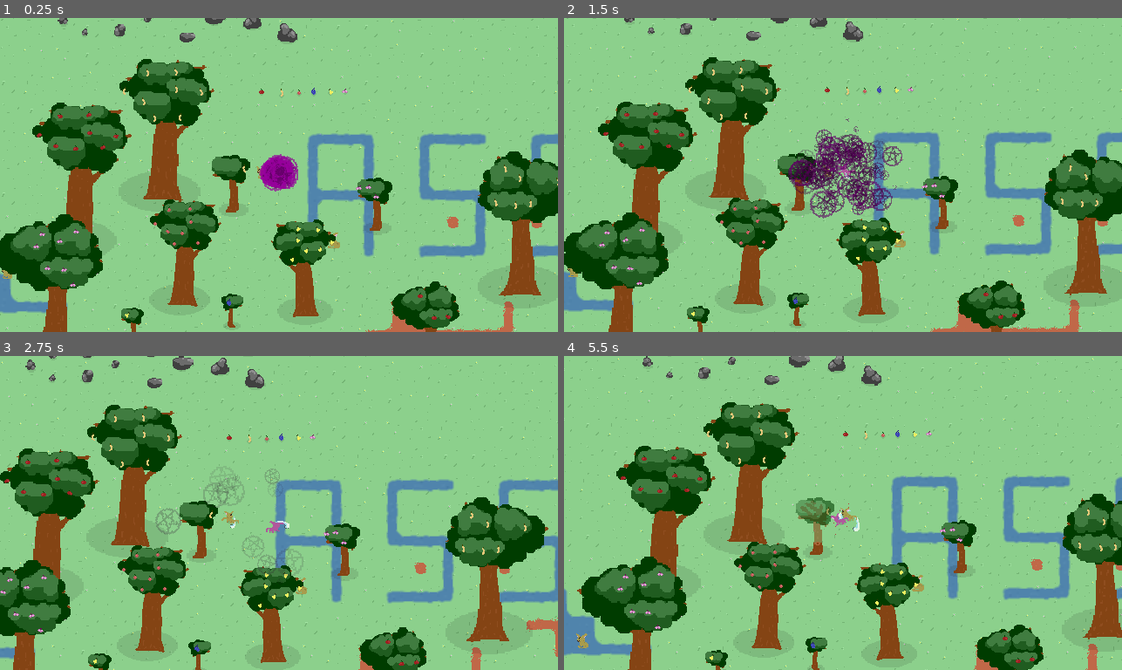
Above: before the commit, frames 1-4 (two rows, left to right).
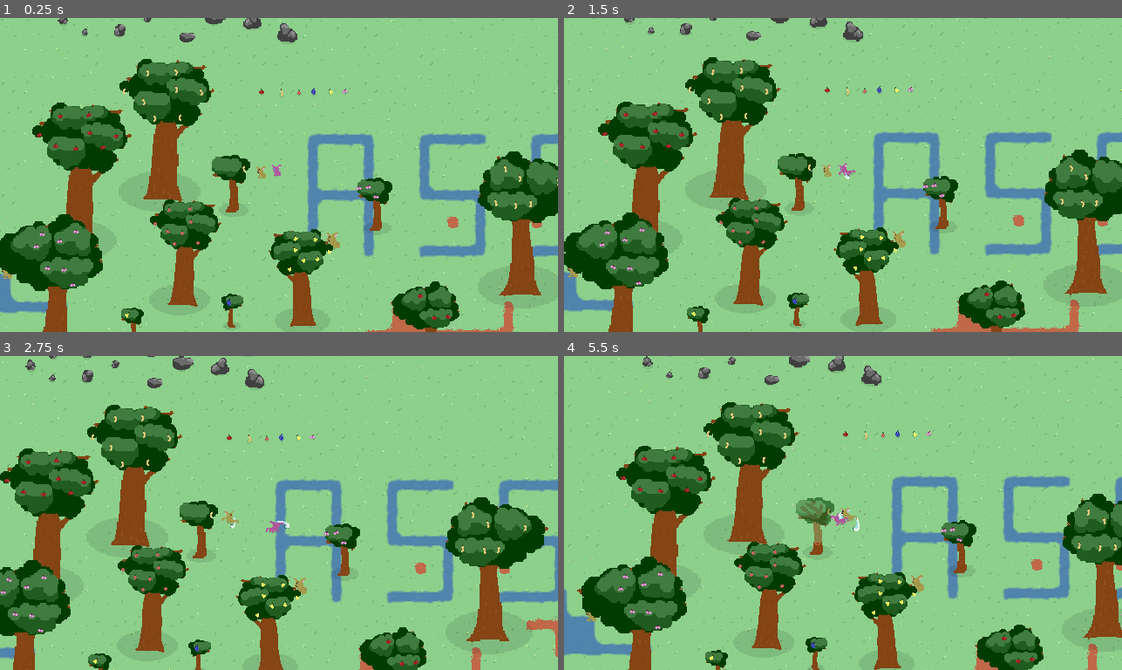
Above: after the commit, the same moments.

Repository: pusio/gamejam-acerola0-aberration
Game: Godot game, scene res://scenes/Game.tscn
Same seed, same stepped clock (60 frames per second), same inputs: the game is played once before the commit and once after it. Sound files missing from this copy of the repository are replaced by a short silence.
Inputs (mouse positions are in pixels of both pictures, inside the frame that each line leads up to):
- Up to frame 1 (0.25 s): no input
- Up to frame 2 (1.5 s): move the mouse to (965, 159) at 0.52 s; press the mouse at (965, 159) at 0.53 s; hold D (right) 0.53-1.28 s; move the mouse to (731, 190) at 1.27 s; release the mouse at (731, 190) at 1.28 s; hold S (down) from 1.28 s (still down); click (731, 190) at 1.35 s
- Up to frame 3 (2.75 s): move the mouse to (334, 443) at 2.02 s; release S (down) at 2.03 s; press the mouse at (334, 443) at 2.03 s; hold D (right) from 2.03 s (still down)
- Up to frame 4 (5.5 s): move the mouse to (815, 575) at 2.77 s; release D (right) at 2.78 s; release the mouse at (815, 575) at 2.78 s; hold W (up) 2.78-3.53 s; click (815, 575) at 2.85 s; move the mouse to (1010, 560) at 3.52 s; press the mouse at (1010, 560) at 3.53 s; hold A (left) 3.53-5.03 s; move the mouse to (675, 465) at 4.27 s; release the mouse at (675, 465) at 4.28 s; click (675, 465) at 4.35 s; move the mouse to (870, 513) at 5.02 s; press the mouse at (870, 513) at 5.03 s; hold S (down) from 5.03 s (still down)

The runs differ from the first frame. In frame 1, 2.3% of the frame differs, in the area x 46-61%, y 43-99%; in frame 2, 4.7%, in the area x 6-96%, y 16-99%; in frame 3, 2.6%; in frame 4, 1.9%.

Commit message:
improvements to intro animation, added sound effects and music

Diff:
--- /dev/null
+++ b/game/objects/audio/AudioListener.tscn
@@ -0,0 +1,3 @@
+[gd_scene format=3 uid="uid://ddvu1ia0qbplv"]
+
+[node name="AudioListener2D" type="AudioListener2D"]
--- /dev/null
+++ b/game/objects/audio/Break.tscn
@@ -0,0 +1,6 @@
+[gd_scene load_steps=2 format=3 uid="uid://cslva3i7vg4xc"]
+
+[ext_resource type="AudioStream" uid="uid://bqu3nnhpxy386" path="res://misc/sound/break.wav" id="1_1x0ek"]
+
+[node name="Audio2D" type="AudioStreamPlayer2D"]
+stream = ExtResource("1_1x0ek")
--- /dev/null
+++ b/game/objects/audio/Death.tscn
@@ -0,0 +1,6 @@
+[gd_scene load_steps=2 format=3 uid="uid://bfnjgxcyu4otp"]
+
+[ext_resource type="AudioStream" uid="uid://c76e1ncrlcx7r" path="res://misc/sound/death.wav" id="1_sy3ol"]
+
+[node name="Audio2D" type="AudioStreamPlayer2D"]
+stream = ExtResource("1_sy3ol")
--- /dev/null
+++ b/game/objects/audio/Destroy.tscn
@@ -0,0 +1,6 @@
+[gd_scene load_steps=2 format=3 uid="uid://wmyy7rwoxx0t"]
+
+[ext_resource type="AudioStream" uid="uid://bbi32skasj77" path="res://misc/sound/destroy.wav" id="1_tjoa5"]
+
+[node name="Audio2D" type="AudioStreamPlayer2D"]
+stream = ExtResource("1_tjoa5")
--- /dev/null
+++ b/game/objects/audio/Eat.tscn
@@ -0,0 +1,6 @@
+[gd_scene load_steps=2 format=3 uid="uid://nce60rsg8xvy"]
+
+[ext_resource type="AudioStream" uid="uid://c3udy7kkhsx81" path="res://misc/sound/eat.wav" id="1_xsvcu"]
+
+[node name="Audio2D" type="AudioStreamPlayer2D"]
+stream = ExtResource("1_xsvcu")
--- /dev/null
+++ b/game/objects/audio/Fall.tscn
@@ -0,0 +1,6 @@
+[gd_scene load_steps=2 format=3 uid="uid://c5btwyk6s530b"]
+
+[ext_resource type="AudioStream" uid="uid://cc12yar1ve6af" path="res://misc/sound/fall.wav" id="1_fro3v"]
+
+[node name="Audio2D" type="AudioStreamPlayer2D"]
+stream = ExtResource("1_fro3v")
--- /dev/null
+++ b/game/objects/audio/Hit.tscn
@@ -0,0 +1,6 @@
+[gd_scene load_steps=2 format=3 uid="uid://b3s1ujsr5rxng"]
+
+[ext_resource type="AudioStream" uid="uid://ccofiapg4q277" path="res://misc/sound/hit.wav" id="1_xv4dx"]
+
+[node name="Audio2D" type="AudioStreamPlayer2D"]
+stream = ExtResource("1_xv4dx")
--- /dev/null
+++ b/game/objects/audio/Magic.tscn
@@ -0,0 +1,6 @@
+[gd_scene load_steps=2 format=3 uid="uid://1o6jojeitub5"]
+
+[ext_resource type="AudioStream" uid="uid://bvn2wwtg5kfr8" path="res://misc/sound/magic.wav" id="1_g70vs"]
+
+[node name="Audio2D" type="AudioStreamPlayer2D"]
+stream = ExtResource("1_g70vs")
--- /dev/null
+++ b/game/objects/audio/Mew.tscn
@@ -0,0 +1,6 @@
+[gd_scene load_steps=2 format=3 uid="uid://bku0wfhq5irn4"]
+
+[ext_resource type="AudioStream" uid="uid://dymt23kwvcdac" path="res://misc/sound/mew.wav" id="1_mywo5"]
+
+[node name="Audio2D" type="AudioStreamPlayer2D"]
+stream = ExtResource("1_mywo5")
--- /dev/null
+++ b/game/objects/audio/Mutate.tscn
@@ -0,0 +1,6 @@
+[gd_scene load_steps=2 format=3 uid="uid://dms02bsclv2oa"]
+
+[ext_resource type="AudioStream" uid="uid://ctut4bg5ubwti" path="res://misc/sound/mutate.wav" id="1_td7je"]
+
+[node name="Audio2D" type="AudioStreamPlayer2D"]
+stream = ExtResource("1_td7je")
--- /dev/null
+++ b/game/objects/audio/Raise.tscn
@@ -0,0 +1,6 @@
+[gd_scene load_steps=2 format=3 uid="uid://cewrpcrln2cq8"]
+
+[ext_resource type="AudioStream" uid="uid://bueckscbgybhm" path="res://misc/sound/raise.wav" id="1_v5qls"]
+
+[node name="Audio2D" type="AudioStreamPlayer2D"]
+stream = ExtResource("1_v5qls")
--- /dev/null
+++ b/game/objects/audio/Splash.tscn
@@ -0,0 +1,6 @@
+[gd_scene load_steps=2 format=3 uid="uid://bcs14xe43m63p"]
+
+[ext_resource type="AudioStream" uid="uid://b0f8y5xfn0sxm" path="res://misc/sound/splash.wav" id="1_hpoit"]
+
+[node name="Audio2D" type="AudioStreamPlayer2D"]
+stream = ExtResource("1_hpoit")
--- /dev/null
+++ b/game/objects/audio/Thump.tscn
@@ -0,0 +1,6 @@
+[gd_scene load_steps=2 format=3 uid="uid://ca5m2nv34b81"]
+
+[ext_resource type="AudioStream" uid="uid://mnhsxss83a1r" path="res://misc/sound/thump.wav" id="1_rchwt"]
+
+[node name="Audio2D" type="AudioStreamPlayer2D"]
+stream = ExtResource("1_rchwt")
--- a/game/project.godot
+++ b/game/project.godot
@@ -14,6 +14,10 @@
 run/main_scene="res://scenes/Game.tscn"
 config/features=PackedStringArray("4.2", "GL Compatibility")
 config/icon="res://icon.svg"
+
+[autoload]
+
+Global="*res://scenes/Global.tscn"
 
 [display]
 
--- a/game/scenes/Game.tscn
+++ b/game/scenes/Game.tscn
@@ -1,6 +1,5 @@
-[gd_scene load_steps=25 format=3 uid="uid://oawfcifwqyje"]
+[gd_scene load_steps=24 format=3 uid="uid://oawfcifwqyje"]
 
-[ext_resource type="Script" path="res://scripts/GlobalShortcuts.gd" id="1_mnj3p"]
 [ext_resource type="PackedScene" uid="uid://dehr3q0im1uil" path="res://objects/terrain/TileMap.tscn" id="1_qdo8x"]
 [ext_resource type="Script" path="res://scripts/GameRoot.gd" id="1_tjyia"]
 [ext_resource type="Script" path="res://scripts/Camera.gd" id="4_0glbp"]
@@ -33,10 +32,8 @@
 z_index = -100
 layer_0/tile_data = PackedInt32Array(131069, 65536, 1, 131070, 65536, 0, 131071, 131072, 2, 65535, 0, 1, 0, 131072, 2,  …(15436 unchanged characters)…
 
-[node name="GlobalShortcuts" type="Node" parent="."]
-script = ExtResource("1_mnj3p")
-
 [node name="Camera2D" type="Camera2D" parent="."]
+position = Vector2(0, -1)
 process_callback = 0
 script = ExtResource("4_0glbp")
 followSpeed = 20.0
@@ -72,7 +69,7 @@
 position = Vector2(2, -86)
 
 [node name="Tree3" parent="." instance=ExtResource("10_75ewe")]
-position = Vector2(169, 51)
+position = Vector2(166, 62)
 
 [node name="Tree4" parent="." instance=ExtResource("10_75ewe")]
 position = Vector2(25, 38)
--- /dev/null
+++ b/game/scenes/Global.tscn
@@ -0,0 +1,13 @@
+[gd_scene load_steps=3 format=3 uid="uid://dm5xv044sri6y"]
+
+[ext_resource type="Script" path="res://scripts/GlobalShortcuts.gd" id="1_gwgwt"]
+[ext_resource type="AudioStream" uid="uid://b2i5tq8qkygo2" path="res://misc/music/forest.ogg" id="2_ofyn4"]
+
+[node name="Global" type="Node2D"]
+
+[node name="GlobalShortcuts" type="Node" parent="."]
+script = ExtResource("1_gwgwt")
+
+[node name="AudioStreamPlayer" type="AudioStreamPlayer" parent="."]
+stream = ExtResource("2_ofyn4")
+autoplay = true
--- a/game/scenes/Intro.tscn
+++ b/game/scenes/Intro.tscn
@@ -1,10 +1,9 @@
-[gd_scene load_steps=21 format=3 uid="uid://b8xnwa7w6xn7b"]
+[gd_scene load_steps=23 format=3 uid="uid://b8xnwa7w6xn7b"]
 
 [ext_resource type="Script" path="res://scripts/GameRoot.gd" id="1_04a7j"]
 [ext_resource type="TileSet" uid="uid://5t2dsv1ml3u7" path="res://objects/terrain/TileSet.tres" id="1_7oca4"]
 [ext_resource type="PackedScene" uid="uid://bdinsed6tuo2u" path="res://objects/destroyable/TreeMedium.tscn" id="2_4667h"]
 [ext_resource type="PackedScene" uid="uid://bj3ha1jcygg1v" path="res://objects/destroyable/TreeSmall.tscn" id="3_1fi4w"]
-[ext_resource type="Script" path="res://scripts/GlobalShortcuts.gd" id="3_lyvxt"]
 [ext_resource type="PackedScene" uid="uid://biwpiey4h8g1v" path="res://objects/destroyable/TreeBig.tscn" id="4_w7uox"]
 [ext_resource type="PackedScene" uid="uid://bd5tc504g0265" path="res://objects/destroyable/RockBig.tscn" id="5_8hjfx"]
 [ext_resource type="PackedScene" uid="uid://crjfibppr5ft5" path="res://objects/destroyable/RockMedium.tscn" id="6_mfhtc"]
@@ -16,7 +15,85 @@
 [ext_resource type="PackedScene" uid="uid://nwddf3iocxkg" path="res://objects/creatures/Ocelot.tscn" id="13_gwumi"]
 [ext_resource type="Script" path="res://scripts/ai/IntroAI.gd" id="14_micp4"]
 [ext_resource type="Texture2D" uid="uid://boa1yvniuds1l" path="res://textures/player.png" id="15_8xl74"]
+[ext_resource type="PackedScene" uid="uid://ddvu1ia0qbplv" path="res://objects/audio/AudioListener.tscn" id="16_h04c6"]
 [ext_resource type="Script" path="res://scripts/Intro.gd" id="17_h7fda"]
+[ext_resource type="Texture2D" uid="uid://dnbrxehg1hbeh" path="res://textures/particle-death.png" id="18_2nbdo"]
+[ext_resource type="Texture2D" uid="uid://bh4arvj2h0eig" path="res://textures/objects.png" id="19_wr4lp"]
+
+[sub_resource type="Animation" id="Animation_infgq"]
+length = 0.001
+tracks/0/type = "value"
+tracks/0/imported = false
+tracks/0/enabled = true
+tracks/0/path = NodePath("Actors/MomoTarget:position")
+tracks/0/interp = 1
+tracks/0/loop_wrap = true
+tracks/0/keys = {
+"times": PackedFloat32Array(0),
+"transitions": PackedFloat32Array(1),
+"update": 0,
+"values": [Vector2(130, -26)]
+}
+tracks/1/type = "value"
+tracks/1/imported = false
+tracks/1/enabled = true
+tracks/1/path = NodePath("Actors/Cub1Target:position")
+tracks/1/interp = 1
+tracks/1/loop_wrap = true
+tracks/1/keys = {
+"times": PackedFloat32Array(0),
+"transitions": PackedFloat32Array(1),
+"update": 0,
+"values": [Vector2(-92, -57)]
+}
+tracks/2/type = "value"
+tracks/2/imported = false
+tracks/2/enabled = true
+tracks/2/path = NodePath("Actors/Cub2Target:position")
+tracks/2/interp = 1
+tracks/2/loop_wrap = true
+tracks/2/keys = {
+"times": PackedFloat32Array(0),
+"transitions": PackedFloat32Array(1),
+"update": 0,
+"values": [Vector2(-100, 54)]
+}
+tracks/3/type = "value"
+tracks/3/imported = false
+tracks/3/enabled = true
+tracks/3/path = NodePath("Actors/Adult1Target:position")
+tracks/3/interp = 1
+tracks/3/loop_wrap = true
+tracks/3/keys = {
+"times": PackedFloat32Array(0),
+"transitions": PackedFloat32Array(1),
+"update": 0,
+"values": [Vector2(18, -129)]
+}
+tracks/4/type = "value"
+tracks/4/imported = false
+tracks/4/enabled = true
+tracks/4/path = NodePath("Actors/Adult2Target:position")
+tracks/4/interp = 1
+tracks/4/loop_wrap = true
+tracks/4/keys = {
+"times": PackedFloat32Array(0),
+"transitions": PackedFloat32Array(1),
+"update": 0,
+"values": [Vector2(106, 120)]
+}
+tracks/5/type = "value"
+tracks/5/imported = false
+tracks/5/enabled = true
+tracks/5/path = NodePath("Actors/PurrPurrTarget:position")
+tracks/5/interp = 1
+tracks/5/loop_wrap = true
+tracks/5/keys = {
+"times": PackedFloat32Array(0),
+"transitions": PackedFloat32Array(1),
+"update": 0,
+"values": [Vector2(-110, 3)]
+}
 
 [sub_resource type="Animation" id="Animation_ixx17"]
 resource_name = "intro"
@@ -48,7 +125,7 @@
 tracks/1/interp = 1
 tracks/1/loop_wrap = true
 tracks/1/keys = {
-"times": PackedFloat32Array(5.1, 5.6),
+"times": PackedFloat32Array(0.5, 5.6),
 "transitions": PackedFloat32Array(1, 1),
 "values": [{
 "args": [],
@@ -214,81 +291,6 @@
 "args": [],
 "method": &"end"
 }]
-}
-
-[sub_resource type="Animation" id="Animation_infgq"]
-length = 0.001
-tracks/0/type = "value"
-tracks/0/imported = false
-tracks/0/enabled = true
-tracks/0/path = NodePath("Actors/MomoTarget:position")
-tracks/0/interp = 1
-tracks/0/loop_wrap = true
-tracks/0/keys = {
-"times": PackedFloat32Array(0),
-"transitions": PackedFloat32Array(1),
-"update": 0,
-"values": [Vector2(130, -26)]
-}
-tracks/1/type = "value"
-tracks/1/imported = false
-tracks/1/enabled = true
-tracks/1/path = NodePath("Actors/Cub1Target:position")
-tracks/1/interp = 1
-tracks/1/loop_wrap = true
-tracks/1/keys = {
-"times": PackedFloat32Array(0),
-"transitions": PackedFloat32Array(1),
-"update": 0,
-"values": [Vector2(-92, -57)]
-}
-tracks/2/type = "value"
-tracks/2/imported = false
-tracks/2/enabled = true
-tracks/2/path = NodePath("Actors/Cub2Target:position")
-tracks/2/interp = 1
-tracks/2/loop_wrap = true
-tracks/2/keys = {
-"times": PackedFloat32Array(0),
-"transitions": PackedFloat32Array(1),
-"update": 0,
-"values": [Vector2(-100, 54)]
-}
-tracks/3/type = "value"
-tracks/3/imported = false
-tracks/3/enabled = true
-tracks/3/path = NodePath("Actors/Adult1Target:position")
-tracks/3/interp = 1
-tracks/3/loop_wrap = true
-tracks/3/keys = {
-"times": PackedFloat32Array(0),
-"transitions": PackedFloat32Array(1),
-"update": 0,
-"values": [Vector2(18, -129)]
-}
-tracks/4/type = "value"
-tracks/4/imported = false
-tracks/4/enabled = true
-tracks/4/path = NodePath("Actors/Adult2Target:position")
-tracks/4/interp = 1
-tracks/4/loop_wrap = true
-tracks/4/keys = {
-"times": PackedFloat32Array(0),
-"transitions": PackedFloat32Array(1),
-"update": 0,
-"values": [Vector2(106, 120)]
-}
-tracks/5/type = "value"
-tracks/5/imported = false
-tracks/5/enabled = true
-tracks/5/path = NodePath("Actors/PurrPurrTarget:position")
-tracks/5/interp = 1
-tracks/5/loop_wrap = true
-tracks/5/keys = {
-"times": PackedFloat32Array(0),
-"transitions": PackedFloat32Array(1),
-"update": 0,
-"values": [Vector2(-110, 3)]
 }
 
 [sub_resource type="AnimationLibrary" id="AnimationLibrary_wwqif"]
@@ -313,9 +315,6 @@
 layer_2/name = "water"
 layer_2/tile_data = PackedInt32Array()
 
-[node name="GlobalShortcuts" type="Node" parent="."]
-script = ExtResource("3_lyvxt")
-
 [node name="Camera2D" type="Camera2D" parent="."]
 process_callback = 0
 
@@ -406,7 +405,6 @@
 size = 2.0
 playerTexture = ExtResource("15_8xl74")
 canMove = true
-canAttack = false
 
 [node name="MomoTarget" type="Node2D" parent="Actors"]
 position = Vector2(130, -26)
@@ -417,7 +415,26 @@
 size = 0.5
 playerTexture = ExtResource("15_8xl74")
 canMove = true
-canAttack = false
+
+[node name="AudioListener2D" parent="Actors/PurrPurr" instance=ExtResource("16_h04c6")]
+
+[node name="Thunder" type="Sprite2D" parent="Actors/PurrPurr"]
+visible = false
+position = Vector2(-2, -2)
+rotation = -0.469501
+texture = ExtResource("19_wr4lp")
+centered = false
+offset = Vector2(0, -75)
+region_enabled = true
+region_rect = Rect2(152, 239, 137, 76)
+
+[node name="EvilMagic" type="Sprite2D" parent="Actors/PurrPurr"]
+visible = false
+z_index = -1
+position = Vector2(-2, -2)
+scale = Vector2(5, 5)
+texture = ExtResource("18_2nbdo")
+region_rect = Rect2(152, 239, 137, 76)
 
 [node name="PurrPurrTarget" type="Node2D" parent="Actors"]
 position = Vector2(-110, 3)
@@ -428,7 +445,6 @@
 size = 0.5
 playerTexture = ExtResource("15_8xl74")
 canMove = true
-canAttack = false
 
 [node name="Cub1Target" type="Node2D" parent="Actors"]
 position = Vector2(-92, -57)
@@ -439,7 +455,6 @@
 size = 0.5
 playerTexture = ExtResource("15_8xl74")
 canMove = true
-canAttack = false
 
 [node name="Cub2Target" type="Node2D" parent="Actors"]
 position = Vector2(-100, 54)
@@ -450,7 +465,6 @@
 size = 1.0
 playerTexture = ExtResource("15_8xl74")
 canMove = true
-canAttack = false
 
 [node name="Adult1Target" type="Node2D" parent="Actors"]
 position = Vector2(18, -129)
@@ -461,7 +475,6 @@
 size = 1.0
 playerTexture = ExtResource("15_8xl74")
 canMove = true
-canAttack = false
 
 [node name="Adult2Target" type="Node2D" parent="Actors"]
 position = Vector2(106, 120)
--- a/game/scripts/Player.gd
+++ b/game/scripts/Player.gd
@@ -8,16 +8,22 @@
 
 
 func prepare(playerTexture: Texture2D) -> void:
+	# groups
 	name = "Player"
 	remove_from_group("ocelot")
 	add_to_group("player")
 	spieciesController.set_deferred("familyGroupTag", "player")
+	# stats
 	spieciesController.mainBody = self
 	spieciesController.setSize(0.5)
 	spieciesController.health = spieciesController.maxHealth * 0.45
 	spieciesController.hunger = 50
 	spieciesController.updateFace()
-	spieciesController.attachParticle(preload("res://objects/fx/MagicSpell-DeathLoop.tscn"))
+	# audio listener
+	var audioListener: AudioListener2D = preload("res://objects/audio/AudioListener.tscn").instantiate()
+	add_child(audioListener)
+	audioListener.make_current()
+	# texture
 	Tools.replaceTextureInChildren(self, playerTexture)
 	await Tools.wait(self, 2.0)
 	spieciesController.virtual_showEmotion(Spiecies.Emotion.Sad)
--- a/game/scripts/Tools.gd
+++ b/game/scripts/Tools.gd
@@ -35,3 +35,19 @@
 		+ ((maxHeadSize - minHeadSize) / (maxBodySize - minBodySize)) * (bodySize - minBodySize)
 	)
 	return clampf(calcSize, maxHeadSize, minHeadSize)
+
+
+static func playSound(owner: Node2D, fileName: String, pitch: float = 1.0) -> void:
+	var sfx = load("res://objects/audio/%s.tscn" % fileName).instantiate()
+	getRoot(owner).add_child(sfx)
+	sfx.global_position = owner.global_position
+	sfx.pitch_scale = pitch
+	sfx.max_distance = 500
+	sfx.attenuation = 2.0
+	sfx.connect("finished", sfx.queue_free)
+	sfx.play()
+	return
+
+
+static func sizeToPitch(size: float) -> float:
+	return clampf(1.0 / size, 0.25, 2.0)
--- a/game/scripts/ai/BeastAI.gd
+++ b/game/scripts/ai/BeastAI.gd
@@ -125,7 +125,13 @@
 			logicBusy = false
 			return
 		# ai beasts agro on other spiecies
-		if body is BeastAI && (body as BeastAI).spieciesController.familyGroupTag != spieciesController.familyGroupTag:
+		if (
+			body is BeastAI
+			&& (
+				(body as BeastAI).spieciesController.familyGroupTag
+				!= spieciesController.familyGroupTag
+			)
+		):
 			enemyToFollow = body
 			logicBusy = false
 			return
@@ -233,13 +239,14 @@
 		):
 			enemyToFollow = attacker
 	spieciesController.health -= damage
-	print(spieciesController.health)
+	spieciesController.virtual_showEmotion(Spiecies.Emotion.Cry)
 	if spieciesController.health <= 0:
 		var fxTscn = preload("res://objects/fx/RedBig.tscn")
 		var fx = fxTscn.instantiate()
 		Tools.getRoot(self).add_child(fx)
 		fx.global_position = self.global_position
 		queue_free()
+		Tools.playSound(self, "Death", Tools.sizeToPitch(spieciesController.size))
 	else:
 		var fxTscn = preload("res://objects/fx/RedSmall.tscn")
 		var fx = fxTscn.instantiate()
@@ -248,6 +255,7 @@
 		modulate = Color(1, 0, 0, 1)
 		var tween = create_tween()
 		tween.tween_property(self, "modulate", Color(1, 1, 1, 1), 0.2)
+		Tools.playSound(self, "Thump", Tools.sizeToPitch(spieciesController.size))
 	return
 
 
--- a/game/scripts/ai/IntroAI.gd
+++ b/game/scripts/ai/IntroAI.gd
@@ -11,6 +11,7 @@
 
 var myTarget: Node2D
 var em: int = 0
+
 
 func _ready() -> void:
 	spieciesController.updateFace()
@@ -41,6 +42,7 @@
 
 func aiCheats() -> void:
 	spieciesController.hunger = 100
+	return
 
 
 func followTarget() -> void:
@@ -52,7 +54,7 @@
 			direction = (myTarget.position - position).normalized()
 		else:
 			direction = Vector2.ZERO
-
+	return
 
 
 func anim_playMad() -> void:
@@ -64,11 +66,39 @@
 	em = 2
 	return
 
+
 func anim_turnPlayer() -> void:
+	Tools.playSound(self, "Magic", 2.0)
+	var mag: Sprite2D = $EvilMagic
+	mag.visible = true
+	mag.modulate = Color(1.0, 1.0, 1.0, 0.0)
+	mag.scale = Vector2(1.0, 1.0)
+	var m_tween = create_tween()
+	m_tween.tween_property(mag, "scale", Vector2(5.0, 5.0), 0.3)
+	m_tween.parallel()
+	m_tween.tween_property(mag, "modulate", Color(1.0, 1.0, 1.0, 1.0), 0.3)
+	m_tween.tween_interval(1.5)
+	m_tween.tween_property(mag, "modulate", Color(1.0, 1.0, 1.0, 0.0), 1.0)
+	create_tween().set_ease(Tween.EASE_IN).set_trans(Tween.TRANS_QUAD).tween_property(
+		mag, "rotation_degrees", 360 * 5, 4.0
+	)
+	await Tools.wait(self, 4.0)
+	Tools.playSound(self, "Mutate", 1.0)
+	var sprite: Sprite2D = $Thunder
+	sprite.visible = true
+	var tween = create_tween()
+	sprite.scale = Vector2(5.0, 5.0)
+	tween.tween_property(sprite, "scale", Vector2(1.0, 1.0), 0.3)
+	tween.parallel()
+	sprite.modulate = Color(1.0, 0.0, 0.0, 1.0)
+	tween.tween_property(sprite, "modulate", Color(1.0, 1.0, 1.0, 0.0), 0.3)
+	await Tools.wait(self, 0.1)
 	spieciesController.attachParticle(preload("res://objects/fx/MagicSpell-DeathLoop.tscn"))
 	await Tools.wait(self, 0.5)
 	Tools.replaceTextureInChildren(self, playerTexture)
 	return
 
+
 func anim_attack() -> void:
 	spieciesController.virtual_attack((myTarget.position - position).normalized())
+	return
--- a/game/scripts/creatures/Ocelot.gd
+++ b/game/scripts/creatures/Ocelot.gd
@@ -128,6 +128,7 @@
 		mainBody,
 		get_tree().get_nodes_in_group(familyGroupTag)
 	)
+	Tools.playSound(self, "Hit", Tools.sizeToPitch(size))
 	return
 
 
@@ -173,23 +174,33 @@
 			eyesAP.play("sad_half")
 			await Tools.wait(self, 0.5)
 			mouthAP.play("open")
+			Tools.playSound(self, "Mew", Tools.sizeToPitch(size))
 			await Tools.wait(self, 0.5)
 			eyesAP.play("sad")
 			await Tools.wait(self, 0.5)
 		Emotion.Mad:
 			eyesAP.play("mad")
 			mouthAP.play("normal")
-			await Tools.wait(self, 0.5)
-			mouthAP.play("open")
-			await Tools.wait(self, 0.5)
-			mouthAP.play("normal")
-			await Tools.wait(self, 0.5)
-			mouthAP.play("open")
-			await Tools.wait(self, 0.5)
-			mouthAP.play("normal")
-			await Tools.wait(self, 0.5)
-			mouthAP.play("open")
-			await Tools.wait(self, 0.5)
+			await Tools.wait(self, randf_range(0.5, 1.0))
+			mouthAP.play("open")
+			Tools.playSound(self, "Mew", Tools.sizeToPitch(size))
+			await Tools.wait(self, 0.5)
+			mouthAP.play("normal")
+			await Tools.wait(self, randf_range(0.5, 1.0))
+			mouthAP.play("open")
+			Tools.playSound(self, "Mew", Tools.sizeToPitch(size))
+			await Tools.wait(self, 0.5)
+			mouthAP.play("normal")
+			await Tools.wait(self, randf_range(0.5, 1.0))
+			mouthAP.play("open")
+			Tools.playSound(self, "Mew", Tools.sizeToPitch(size))
+			await Tools.wait(self, 0.5)
+		Emotion.Cry:
+			mouthAP.play("open")
+			Tools.playSound(self, "Mew", Tools.sizeToPitch(size))
+			await Tools.wait(self, randf_range(0.3, 0.5))
+			mouthAP.play("normal")
+			await Tools.wait(self, randf_range(0.5, 2.5))
 	isEmoting = false
 	return
 
--- a/game/scripts/objects/Bush.gd
+++ b/game/scripts/objects/Bush.gd
@@ -53,6 +53,7 @@
 # endregion
 
 func virtual_onDamage() -> void:
+	Tools.playSound(self, "Thump", randf_range(2.0, 3.0))
 	if myFruits.size() > 0:
 		for i in range(1, randi_range(1, 3) + 1):
 			if myFruits.size() == 0:
@@ -72,6 +73,7 @@
 
 
 func virtual_onDestroy() -> void:
+	Tools.playSound(self, "Destroy", randf_range(0.9, 1.1))
 	if myFruits.size() > 0:
 		for fruit in myFruits:
 			fruit.dropOnGround(height)
--- a/game/scripts/objects/Destroyable.gd
+++ b/game/scripts/objects/Destroyable.gd
@@ -21,7 +21,7 @@
 
 
 func onHit(damage: float, _attacker) -> void:
-	print("%s hit %s for %.02f" % [_attacker.name, name, damage])
+	# print("%s hit %s for %.02f" % [_attacker.name, name, damage])
 	currentHealth -= damage
 	virtual_onDamage()
 	if currentHealth > 0:
--- a/game/scripts/objects/Food.gd
+++ b/game/scripts/objects/Food.gd
@@ -19,6 +19,7 @@
 # override
 func virtual_onPickup(body: Node2D) -> void:
 	if body.has_method("eatFood"):
+		Tools.playSound(body, "Eat", Tools.sizeToPitch(nutrition / 4.0))
 		body.eatFood(nutrition)
 		queue_free()
 	return
--- a/game/scripts/objects/Rock.gd
+++ b/game/scripts/objects/Rock.gd
@@ -27,6 +27,7 @@
 # endregion
 
 func virtual_onDamage() -> void:
+	Tools.playSound(self, "Thump", randf_range(1.5, 2.0))
 	rotation_degrees = randf_range(2.0, 5.0)
 	if randi_range(0, 1) == 1:
 		rotation_degrees *= -1
@@ -39,6 +40,7 @@
 
 
 func virtual_onDestroy() -> void:
+	Tools.playSound(self, "Destroy", randf_range(0.7, 0.9))
 	var fxTscn = preload("res://objects/fx/GrayBig.tscn")
 	var fx = fxTscn.instantiate()
 	Tools.getRoot(self).add_child(fx)
--- a/game/scripts/objects/Tree.gd
+++ b/game/scripts/objects/Tree.gd
@@ -97,6 +97,7 @@
 # endregion
 
 func virtual_onDamage() -> void:
+	Tools.playSound(self, "Thump", randf_range(2.0, 3.0))
 	if myFruits.size() > 0:
 		for i in range(1, randi_range(1, 3) + 1):
 			if myFruits.size() == 0:
@@ -116,6 +117,7 @@
 
 
 func virtual_onDestroy() -> void:
+	Tools.playSound(self, "Destroy", randf_range(0.9, 1.1))
 	var fxTscn = preload("res://objects/fx/BrownBig.tscn")
 	var fx = fxTscn.instantiate()
 	Tools.getRoot(self).add_child(fx)
@@ -124,6 +126,7 @@
 
 
 func virtual_onNextStage() -> void:
+	Tools.playSound(self, "Break", randf_range(0.9, 1.1))
 	if myFruits.size() > 0:
 		for fruit in myFruits:
 			fruit.dropOnGround(height)
Not shown, added: game/misc/music/forest.ogg.import
Not shown, added: game/misc/sound/break.wav.import
Not shown, added: game/misc/sound/death.wav.import
Not shown, added: game/misc/sound/destroy.wav.import
Not shown, added: game/misc/sound/eat.wav.import
Not shown, added: game/misc/sound/fall.wav.import
Not shown, added: game/misc/sound/hit.wav.import
Not shown, added: game/misc/sound/magic.wav.import
Not shown, added: game/misc/sound/mew.wav.import
Not shown, added: game/misc/sound/mutate.wav.import
Not shown, added: game/misc/sound/raise.wav.import
Not shown, added: game/misc/sound/splash.wav.import
(and 19 more such lines)
